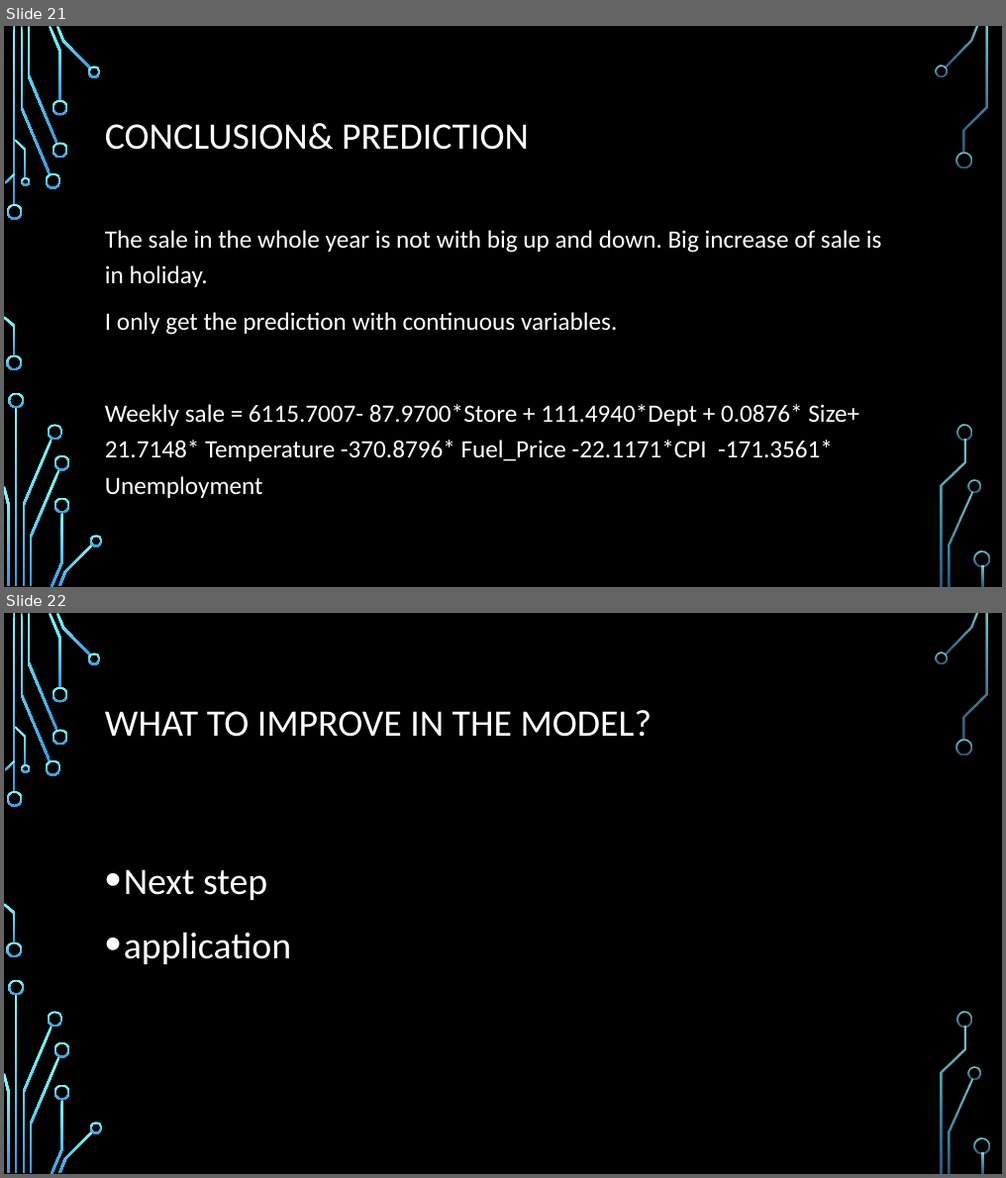
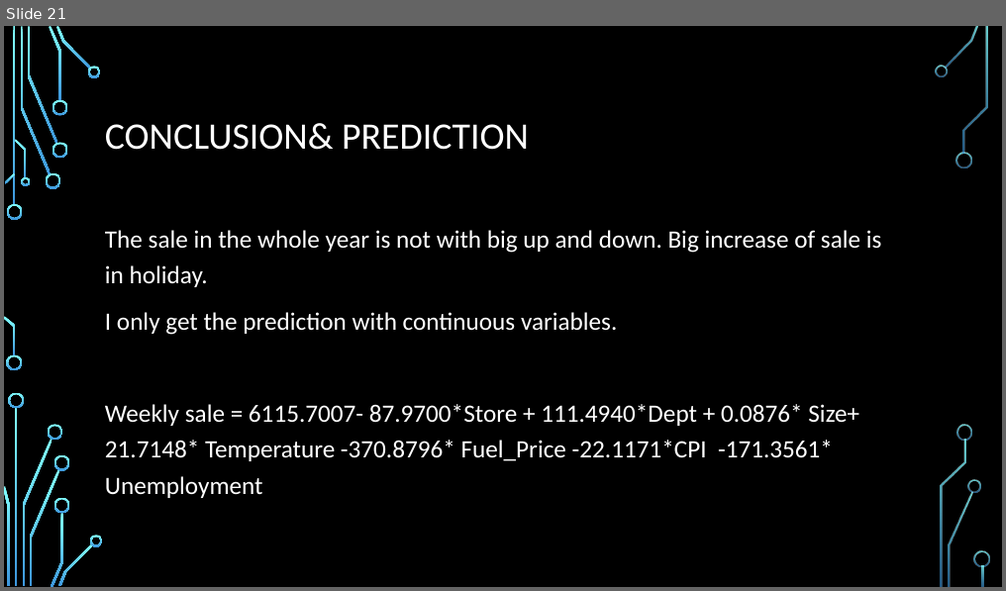
Before and after one commit to HaotianYu123/HaotianYu123.github.io, a slide deck: FP.pptx. Shown one above the other, each under a label of ours: slides 21 and 22 before the commit, slide 21 after it. The pictures are 1006x1178 and 1006x591 pixels, drawn with LibreOffice and Linux fonts; fonts in the diff are those of the drawing; background and template pictures are left out. Boxes give left, top, right and bottom in pixels: in the first picture for what was removed or moved away, otherwise in the second. Text is boxed around its words. In the diff, an @@ line names an element or a change of style, - is before the commit and + after.

```diff
--- a/FP.pptx
+++ b/FP.pptx
@@ slide 22 removed at box(4, 613, 1002, 1174), background picture (left out); not listed: 36 template elements that a slide beside it also shows @@
@@ title removed at box(105, 710, 651, 737) @@
-WHAT TO IMPROVE IN THE MODEL?
@@ text removed at box(124, 869, 291, 964) @@
-• Next step
-• application
```
Also in this commit, not shown: 1 other file.
